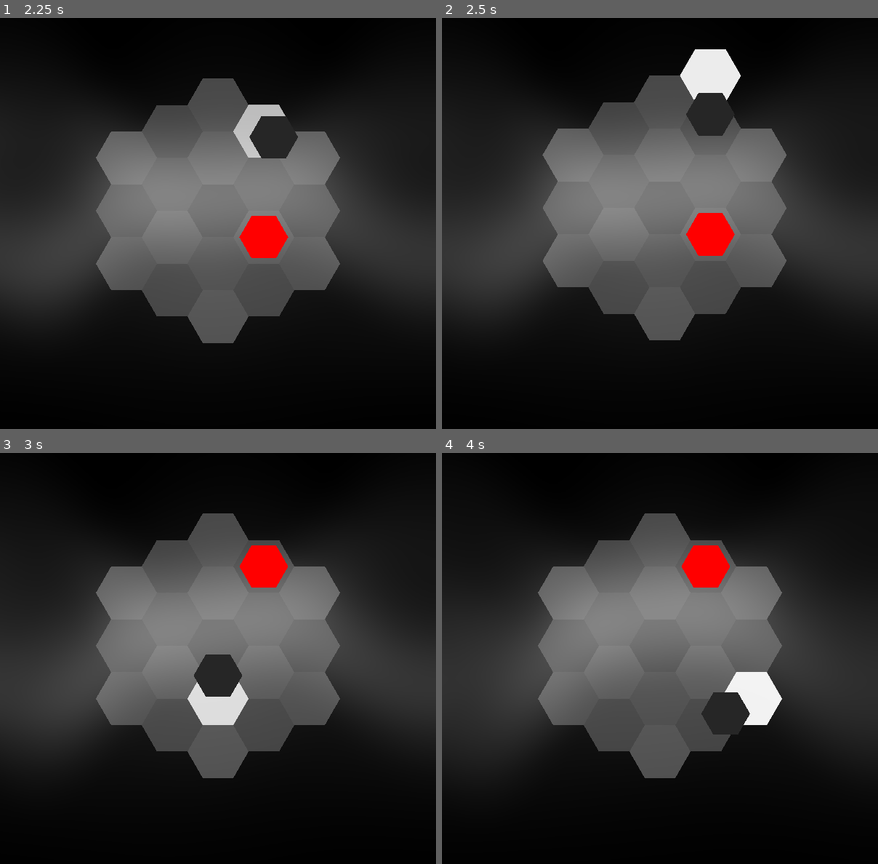
Above: before the commit, frames 1-4 (two rows, left to right).
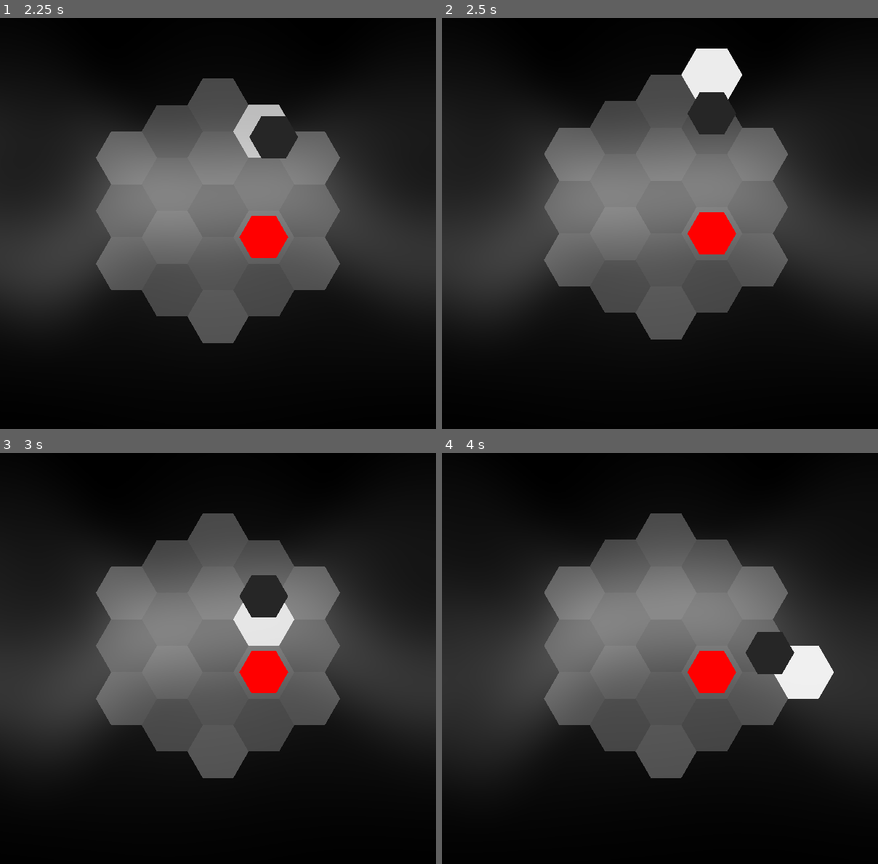
Above: after the commit, the same moments.

Repository: redpebble/sneksagon
Game: Godot game, scene res://scenes/map.tscn
Two runs of this game, one before a commit and one after it. Both use one fixed random seed, a clock stepped at 60 frames per second and the inputs below. Sound files missing from this copy of the repository are replaced by a short silence.
Inputs (mouse positions are in pixels of both pictures, inside the frame that each line leads up to):
- Up to frame 1 (2.25 s): tap Enter at 0.5 s; move the mouse to (313, 190) at 0.52 s; press the mouse at (313, 190) at 0.53 s; hold D (down_right) 0.53-1.28 s; move the mouse to (130, 231) at 1.27 s; release the mouse at (130, 231) at 1.28 s; hold S (down) 1.28-2.03 s; click (130, 231) at 1.35 s; move the mouse to (261, 116) at 2.02 s; press the mouse at (261, 116) at 2.03 s; hold D (down_right) from 2.03 s (still down)
- Up to frame 2 (2.5 s): keep holding D (down_right)
- Up to frame 3 (3 s): move the mouse to (196, 732) at 2.77 s; release D (down_right) at 2.78 s; release the mouse at (196, 732) at 2.78 s; hold W (up) from 2.78 s (still down); click (196, 732) at 2.85 s
- Up to frame 4 (4 s): move the mouse to (790, 711) at 3.52 s; release W (up) at 3.53 s; press the mouse at (790, 711) at 3.53 s; hold A (down_left) from 3.53 s (still down)

Frame 1 is identical in both runs. In frame 2, 0.8% of the frame differs, in the area x 23-80%, y 7-79%; in frame 3, 5.0%; in frame 4, 7.1%, in the area x 22-90%, y 14-80%.

Commit message:
Wall collisions detach all segments
I think this improves game flow by not resetting the game every time a wall is hit.
I also added a flash animation to the detach method for more impact.

Diff:
--- a/scenes/camera/camera.gd
+++ b/scenes/camera/camera.gd
@@ -11,7 +11,7 @@
 	GameManager.camera = self
 
 func small_shake() -> void:
-	screen_shake.start(0.25, 30, 8.5, 0)
+	screen_shake.start(0.3, 30, 10, 0)
 
 func _process(_delta: float) -> void:
 	var target_pos = initial_position
--- a/scenes/hex/object_hex.gd
+++ b/scenes/hex/object_hex.gd
@@ -11,6 +11,7 @@
 
 var move_tween : Tween = null
 var scale_tween : Tween = null
+var color_tween : Tween = null
 
 func _ready() -> void:
 	z_index = 10
@@ -67,6 +68,15 @@
 	scale_tween.tween_property(self, "scale", Vector2.ZERO, duration * 0.7)
 	return scale_tween
 
+func flash(amount : float, duration : float) -> Tween:
+	if color_tween:
+		color_tween.kill()
+	modulate = modulate.lightened(amount)
+	color_tween = create_tween().set_trans(Tween.TRANS_SINE).set_ease(Tween.EASE_OUT)
+	color_tween.tween_property(self, "modulate", original_color, duration)
+	return color_tween
+
+
 func _on_bump_tween_finished():
 	bump_finished.emit()
 
--- a/scenes/hex/snake_hex.gd
+++ b/scenes/hex/snake_hex.gd
@@ -1,5 +1,7 @@
 class_name SnakeHex
 extends ObjectHex
+
+signal detach_finished
 
 var propagation_timer : SceneTreeTimer = null
 var prev_segment : SnakeHex = null
@@ -36,11 +38,12 @@
 	if prev_segment:
 		prev_segment.next_segment = null
 	MapManager.erase_entity(self)
-	shrink(duration).finished.connect(propagation_safe_free)
-	#modulate = Color.WHITE
+	flash(1.0, duration * 0.8)
+	await shrink(duration).finished
+	detach_finished.emit()
 
 # Waits to free until propogation has been sent from this segment
-func propagation_safe_free():
+func _on_shrink_finished():
 	if propagation_timer:
 		await propagation_timer.timeout
 	queue_free()
--- a/scenes/snake.gd
+++ b/scenes/snake.gd
@@ -31,11 +31,6 @@
 		update_highlight()
 	queue_redraw()
 
-func update_move_vector():
-	var potential_vector = get_closest_valid_vector(input_parser.get_input_vector())
-	if potential_vector != Vector2.ZERO:
-		move_vector = potential_vector
-
 func update_highlight():
 	var show_highlight : = true
 	var to_coords := Vector2.ZERO
@@ -44,8 +39,13 @@
 		show_highlight = is_valid_coords(to_coords)
 	Highlighter.highlight_coords(to_coords, show_highlight)
 
-
-## TRAVERSAL ##
+# TRAVERSAL -------------------------------------------------------------------------------------- #
+
+func update_move_vector():
+	var potential_vector = get_closest_valid_vector(input_parser.get_input_vector())
+	if potential_vector != Vector2.ZERO:
+		move_vector = potential_vector
+
 func _on_move_timer_timeout():
 	if not automatic_movement:
 		return
@@ -82,14 +82,13 @@
 ## and are not "behind" the head.
 func is_valid_coords(to_coords: Vector2) -> bool:
 	var invalid_coords = [head.grid_coords]
-	# no backward movement if larger than one segment
 	if get_length() > 1:
 		invalid_coords.append(head.last_coords)
 
 	return not invalid_coords.has(to_coords)
 
-# Checks for valid vectors, starting from the input vector, alternating sides for each check
-# Returns the closest vector which would move to a valid coordinate
+## Checks for valid vectors, starting from the input vector, alternating sides for each check
+## Returns the closest vector which would move to a valid coordinate
 func get_closest_valid_vector(input_vector : Vector2):
 	var closest := Vector2.ZERO
 	var angle_interval = PI/3
@@ -112,26 +111,27 @@
 			break
 	return closest
 
+## Converts a vector to a hexagonal direction.
 func round_hexagonal(base_vector) -> Vector2:
 	var hex_direction : Vector2
 	hex_direction.x = roundi(base_vector.x)
-	#max out vertical input to eliminate "sticky" horizontal movement
+	# max out vertical input to eliminate "sticky" horizontal movement
 	hex_direction.y = ceili(abs(base_vector.y)) * sign(base_vector.y)
 	# default to the last move vector if the base vector is perfectly left or right
 	if hex_direction == Vector2.LEFT or hex_direction == Vector2.RIGHT:
 		hex_direction = move_vector
 	return hex_direction
 
-## Returns and array of flags for the collision:
-## [dead, bump]
+## Executes specific logic per entity type and then
+## returns collision flags: [hit_wall, bump]
 func handle_collisions(to_coords : Vector2) -> Array:
-	var dead := false
+	var hit_wall := false
 	var bump := false
 	var entities_at_coords = MapManager.entities.get(to_coords)
 	var map_has_coords = MapManager.valid_coords.has(to_coords)
 
 	if not map_has_coords:
-		dead = true
+		hit_wall = true
 		bump = true
 	elif entities_at_coords:
 		for e in entities_at_coords:
@@ -151,29 +151,35 @@
 			if is_obstacle:
 				bump = true
 
-	return [dead, bump]
-
-func collide(collision_coords : Vector2, duration : float, dead : bool):
-	if dead:
-		get_tail().bump_finished.connect(die)
+	return [hit_wall, bump]
+
+func collide(collision_coords : Vector2, duration : float, hit_wall : bool):
 	var bump_distance = MapManager.get_hex_width() * 0.25
-	head.propagate(head.bump.bind(collision_coords, bump_distance, duration), 0.03)
+	if hit_wall:
+		# only animate the head bumping
+		head.bump(collision_coords, bump_distance, duration)
+		detach_all()
+	else:
+		head.propagate(head.bump.bind(collision_coords, bump_distance, duration), 0.03)
+
 	collide_sfx.play_random()
 	collided.emit()
 
+## Stops current motion and emits the "died" signal
 func die():
-	get_tail().bump_finished.disconnect(die)
 	move_timer.stop()
 	move_vector = Vector2.ZERO
 	died.emit()
 
-
-## SEGMENT CONTROL ##
+# SEGMENT CONTROL -------------------------------------------------------------------------------- #
+
+## Creates the base segment of a snake at the given coordinates
 func make_head(hex_coords : Vector2) -> void:
 	head = MapManager.create_hex(snake_hex_scene.instantiate(), hex_coords, color.lightened(0.15))
 	if automatic_movement:
 		move_timer.start(move_interval)
 
+## Creates a new segment at the tail's grid coordinates
 func extend() -> void:
 	var tail := get_tail()
 	if tail:
@@ -181,12 +187,24 @@
 		tail.next_segment = new_hex
 		new_hex.prev_segment = tail
 
+## Detaches all segments from the head.
+func detach_all():
+	if get_length() > 1:
+		# save reference to tail
+		var tail = get_tail()
+		head.next_segment.propagate(head.next_segment.detach.bind(0.25), 0.05)
+		await tail.detach_finished
+		# delay briefly afterwards
+		await get_tree().create_timer(0.2).timeout
+
+## Gets the snake's last segment.
 func get_tail() -> SnakeHex:
 	var current_hex := head
 	while current_hex.next_segment != null:
 		current_hex = current_hex.next_segment
 	return current_hex
 
+## Returns the number of sequential segments connected to the head.
 func get_length() -> int:
 	var current_hex := head
 	var length = 0
